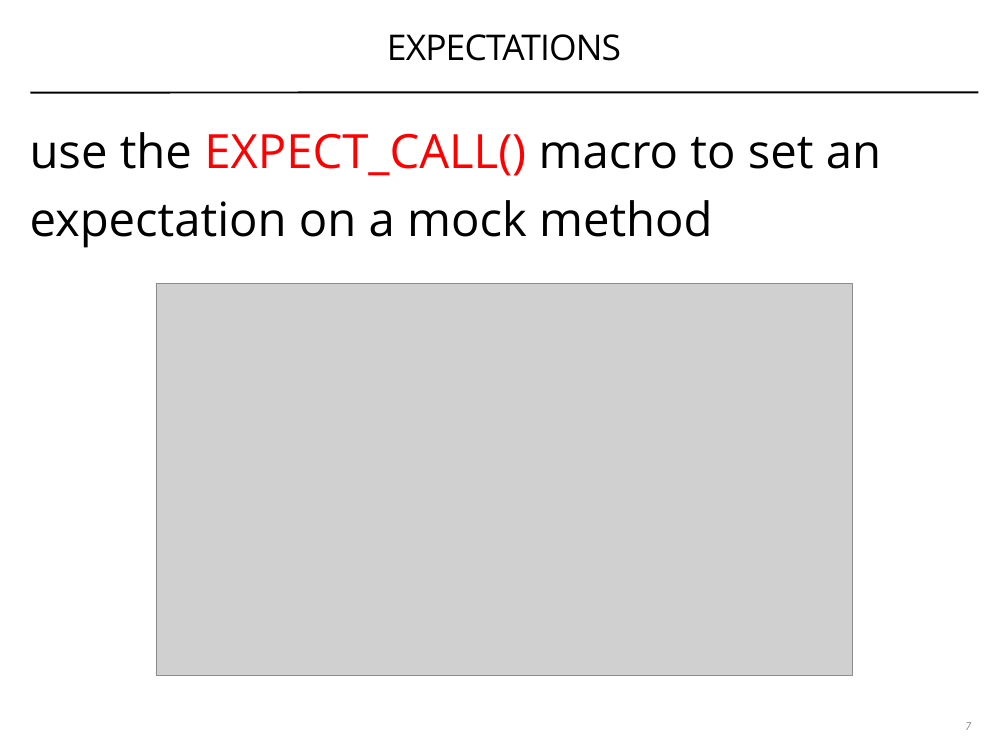
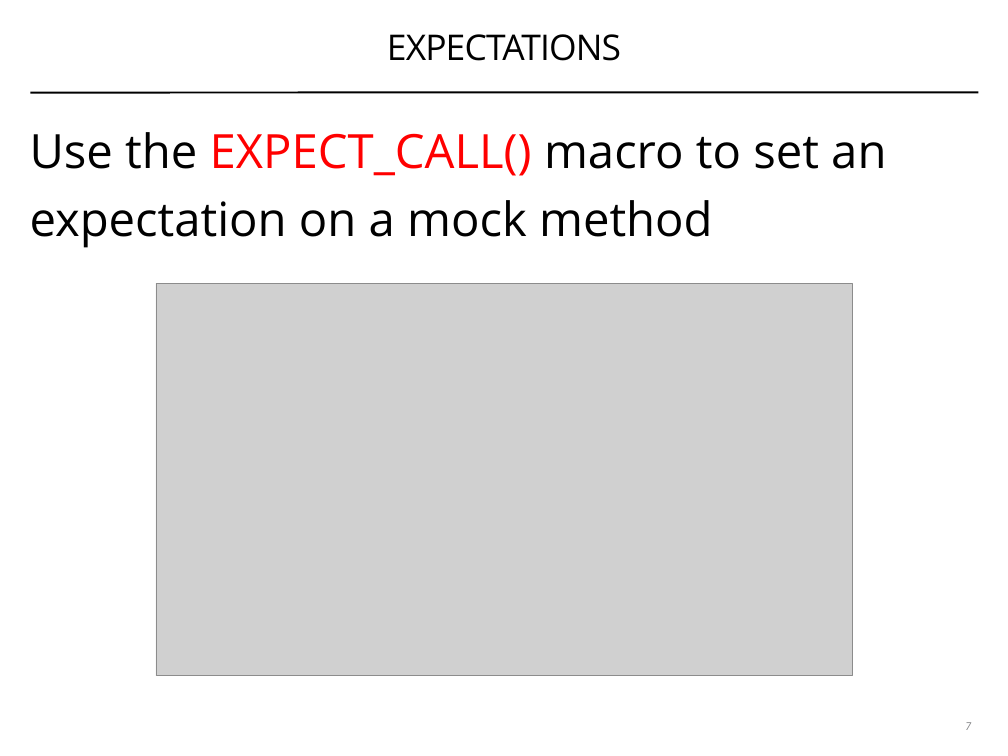
Before and after one commit to coney/cpp-unit-testing, a slide deck: slide 7 of .slides/02-stubs-and-mocks.pptx. Drawn at 1008x756 pixels with LibreOffice and Linux fonts; fonts in the diff are those of the drawing; grey boxes stand for pictures. Boxes give left, top, right and bottom in pixels: in the first picture for what was removed or moved away, otherwise in the second. Text is boxed around its words. In the diff, an @@ line names an element or a change of style, - is before the commit and + after.

```diff
--- a/.slides/02-stubs-and-mocks.pptx
+++ b/.slides/02-stubs-and-mocks.pptx
@@ text at [30, 132, 886, 248]: text changed @@
-use the EXPECT_CALL() macro to set an expectation on a mock method
+Use the EXPECT_CALL() macro to set an expectation on a mock method
```
Also in this commit, not shown: 4 other files.
